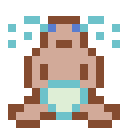
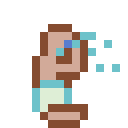
Layer changes from the first 128 × 128 image to the second:
painted on "Sitting baby" over [8, 16, 120, 128]
